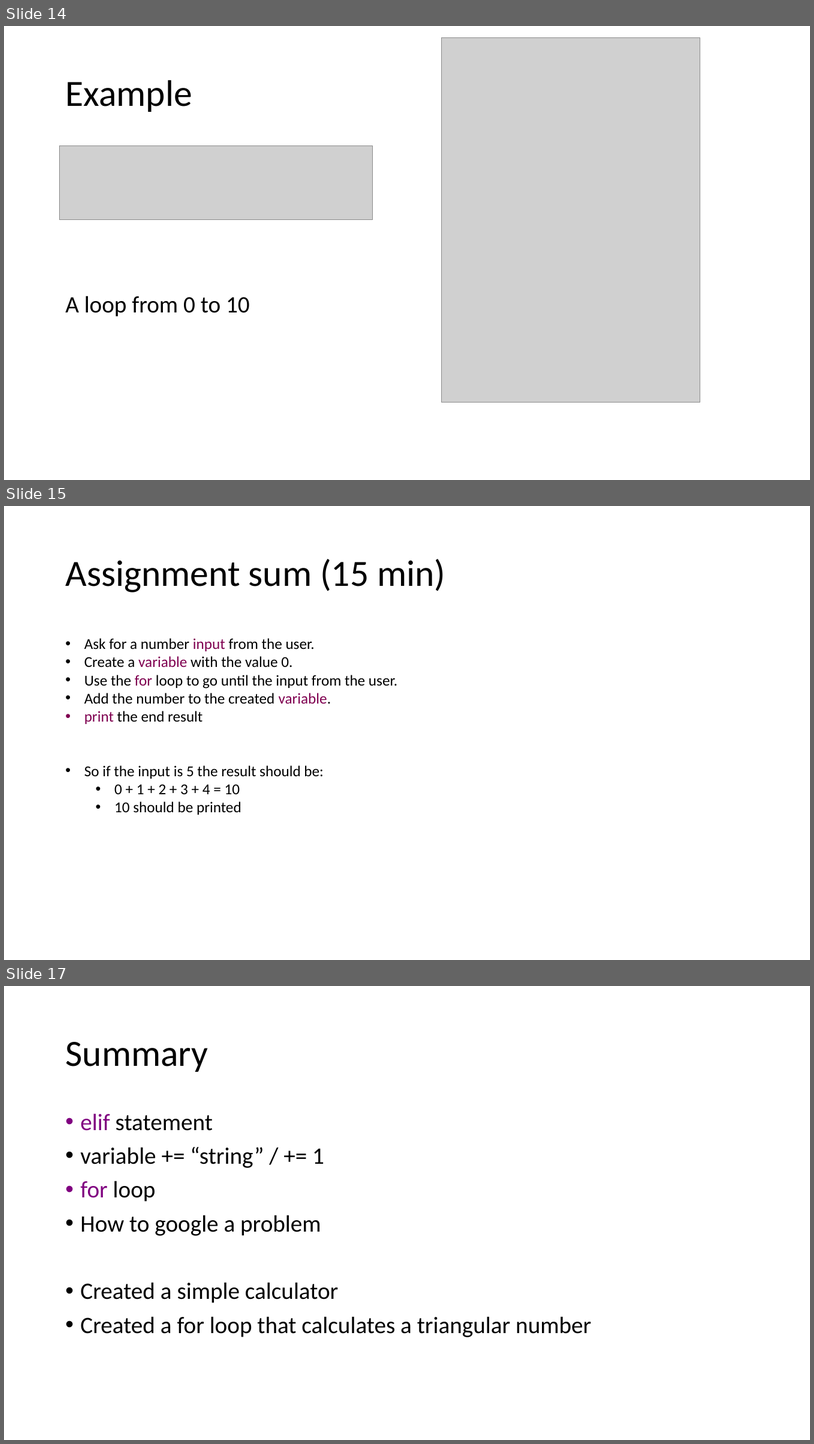
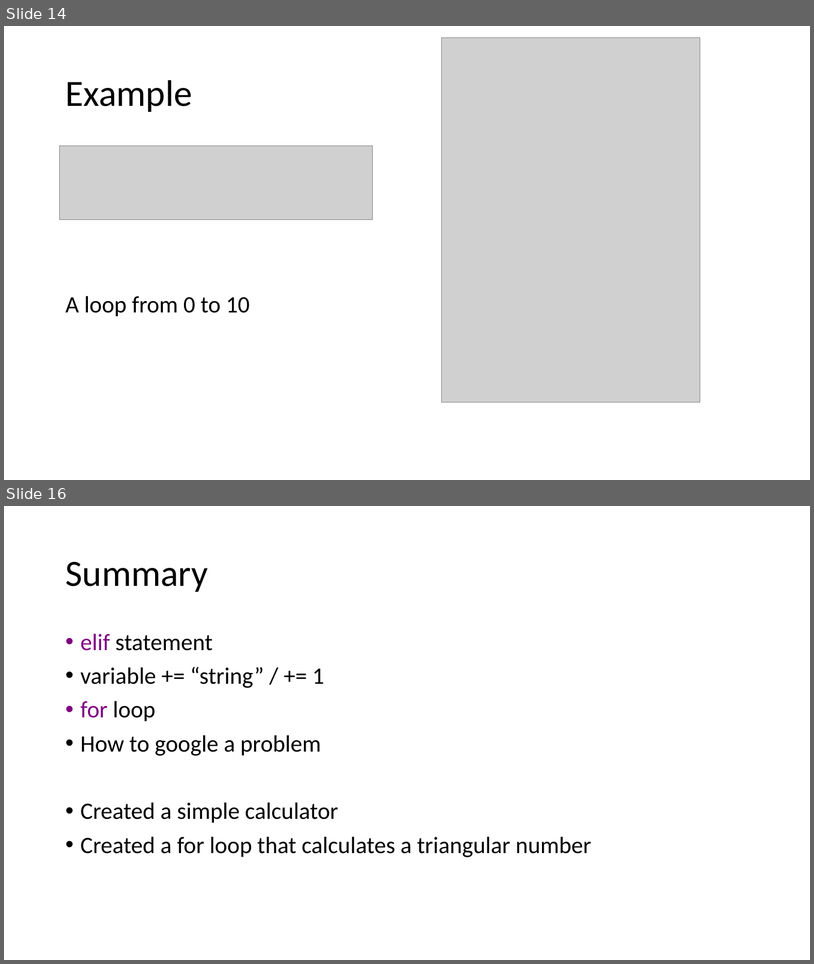
Before and after one commit to JoZonneveld/TCR-python-lessons, a slide deck: Lessons/Lesson 2/Building a calculator.pptx. Shown one above the other, each under a label of ours: slides 14, 15 and 17 before the commit, slides 14 and 16 after it; the slides between them are not shown. The pictures are 814x1444 and 814x964 pixels, drawn with LibreOffice and Linux fonts; fonts in the diff are those of the drawing; grey boxes stand for pictures; background and template pictures are left out. Boxes give left, top, right and bottom in pixels: in the first picture for what was removed or moved away, otherwise in the second. Text is boxed around its words. In the diff, an @@ line names an element or a change of style, - is before the commit and + after.

```diff
--- a/Lessons/Lesson 2/Building a calculator.pptx
+++ b/Lessons/Lesson 2/Building a calculator.pptx
@@ slide 15 removed at (4, 506, 810, 960), background #FFFFFF @@
@@ title removed at (65, 559, 446, 592) @@
-Assignment sum (15 min)
@@ text removed at (84, 638, 398, 814) @@
-• Ask for a number input from the user.
-• Create a variable with the value 0.
-• Use the for loop to go until the input from the user.
-• Add the number to the created variable.
-• print the end result
-• So if the input is 5 the result should be:
-  • 0 + 1 + 2 + 3 + 4 = 10
-  • 10 should be printed
@@ what was slide 17 is now slide 16 @@
```
Also in this commit, not shown: 2 slides changed.
